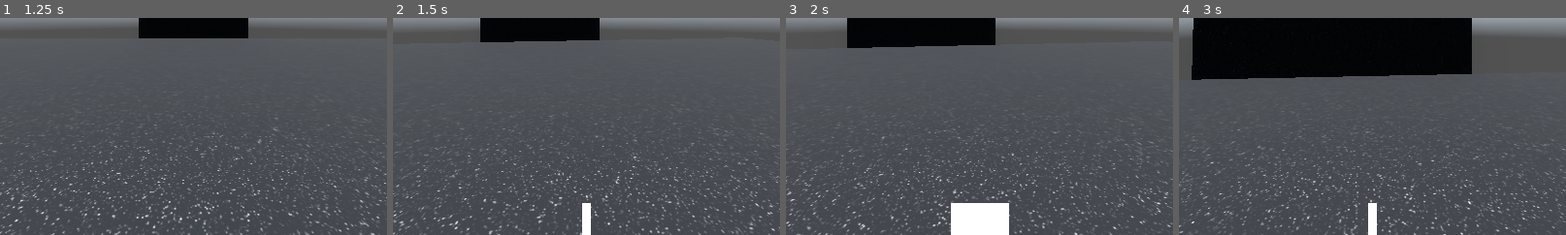
Above: before the commit, frames 1-4 (left to right).
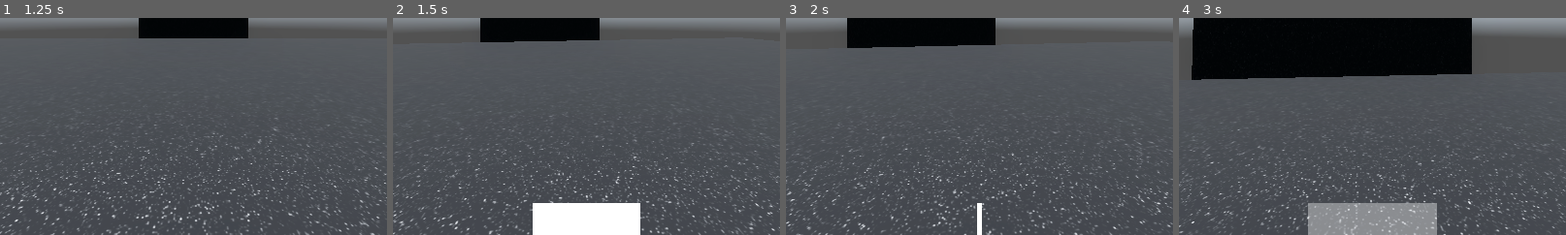
Above: after the commit, the same moments.

Repository: paulfok/parkour
Game: Godot game, scene res://world.tscn
Two runs of this game, one before a commit and one after it. Both use one fixed random seed, a clock stepped at 60 frames per second and the inputs below. A sky picture missing from this copy of the repository is replaced by a grey-blue gradient.
Inputs (mouse positions are % of the whole screen's width and height, from its top left):
- Up to frame 1 (1.25 s): click "Start" at 0.5 s
- Up to frame 2 (1.5 s): tap Enter at 1.25 s; move the mouse to (55, 50) at 1.27 s; hold W (forward) from 1.28 s (still down); tap Middle mouse button (charge) at 1.35 s
- Up to frame 3 (2 s): keep holding W (forward); tap Space (jump) at 1.52, 1.55, 1.82 s
- Up to frame 4 (3 s): keep holding W (forward); move the mouse to (45, 50) at 2.02 s; tap Space (jump) at 2.1, 2.27, 2.57 s; tap Middle mouse button (charge) at 2.3, 2.85 s; move the mouse to (52, 48) at 2.77 s
The pictures show only the part of the screen within x 25-75%, y 50-100%; the shares and areas given below are measured in that part.

Frame 1 is identical in both runs. In frame 2, 3.8% of the frame differs, in the area x 36-64%, y 85-100%; in frame 3, 2.0%; in frame 4, 4.9%, in the area x 33-67%, y 85-100%.

Commit message:
modified:   character_body_3d.gd 	modified:   charge_indicator.gd 	export_presets.cfg

Diff:
--- a/character_body_3d.gd
+++ b/character_body_3d.gd
@@ -59,17 +59,18 @@
 			velocity.z = direction.z * (SPEED + 2.5)
 
 		if Input.is_action_just_pressed("charge") and charging == 0 and charge_cooldown == 0:
-			charge_time = 1
-			charge_cooldown = 1
+			$"../Control/ChargeIndicator".charge_start()
+			charge_time = 0.5
+			charge_cooldown = 1.5
 
 		if charge_time > 0:
-			charge_time -= 10 * delta
+			charge_time -= 1 * delta
 			if nearwall == 1 and not is_on_floor() and Input.is_action_just_pressed("jump") and nearwallbackward == 1:
 				velocity.y = 15
 				var input_dir := Input.get_vector("left", "right", "forward", "backward")
 				var direction := (transform.basis * Vector3(input_dir.x, 0, input_dir.y)).normalized()
 				SPEED += 4
-				create_tween().tween_property($".", "SPEED", 5, 2).set_trans(Tween.TRANS_CUBIC)
+				create_tween().tween_property($".", "SPEED", 5, 2).set_trans(Tween.TRANS_QUART)
 				charging = 0
 
 		if charge_time <= 0:
@@ -105,13 +106,13 @@
 				velocity.z += (direction.z * SPEED * 0.025) #* velocity.z
 
 		if Input.is_action_just_pressed("down") and is_on_floor() and slide == 0 and abs(velocity.x) + abs(velocity.z) > 5:
-			create_tween().tween_property($Camera3D, "position", Vector3(0,0.35,0), 0.25).set_trans(Tween.TRANS_CUBIC)
+			create_tween().tween_property($Camera3D, "position", Vector3(0,0.35,0), 0.25).set_trans(Tween.TRANS_QUART)
 			var input_dir := Input.get_vector("left", "right", "forward", "backward")
 			var direction := (transform.basis * Vector3(input_dir.x, 0, input_dir.y)).normalized()
 			SPEED += 5
 			velocity.x = direction.x * (SPEED)
 			velocity.z = direction.z * (SPEED)
-			create_tween().tween_property($".", "SPEED", 5, 2).set_trans(Tween.TRANS_CUBIC)
+			create_tween().tween_property($".", "SPEED", 5, 2).set_trans(Tween.TRANS_QUART)
 			slide = 1
 			sliding = 1
 
@@ -121,7 +122,7 @@
 				slide = 0
 
 		if Input.is_action_just_released("down") and slide > 0 or Input.is_action_just_pressed("jump") and slide > 0 or slide == 0 and sliding == 1:
-			create_tween().tween_property($Camera3D, "position", Vector3(0,1.5,0), 0.25).set_trans(Tween.TRANS_CUBIC)
+			create_tween().tween_property($Camera3D, "position", Vector3(0,1.5,0), 0.25).set_trans(Tween.TRANS_QUART)
 			sliding = 0
 			slide = 0
 
--- a/charge_indicator.gd
+++ b/charge_indicator.gd
@@ -8,17 +8,16 @@
 
 # Called every frame. 'delta' is the elapsed time since the previous frame.
 func _process(delta: float) -> void:
-	if not $"../../CharacterBody3D".charge_time == 0 and $"../../CharacterBody3D".charge_cooldown > 0:
-		$".".modulate.a = 1
-		create_tween().tween_property($".", "size", Vector2(0,48), .1).set_trans(Tween.TRANS_LINEAR)
-		create_tween().tween_property($".", "anchors_preset", PRESET_CENTER_BOTTOM, .1).set_trans(Tween.TRANS_LINEAR)
+
 	if size.x == 0:
-		create_tween().tween_property($".", "size", Vector2(192,48), 1).set_trans(Tween.TRANS_LINEAR)
-		create_tween().tween_property($".", "anchors_preset", PRESET_CENTER_BOTTOM, 1).set_trans(Tween.TRANS_LINEAR)
+		create_tween().tween_property($".", "size", Vector2(192,48), 1).set_trans(Tween.TRANS_SINE)
+		create_tween().tween_property($".", "anchors_preset", PRESET_CENTER_BOTTOM, 1).set_trans(Tween.TRANS_SINE)
+
 	if $"../../CharacterBody3D".charge_cooldown == 0 and $".".modulate.a == 1:
-		create_tween().tween_property($".", "modulate:a", 0, .25).set_trans(Tween.TRANS_CUBIC)
-		#hide()
-			#hide()
-			#size.x = 192
-		#size.x = 0
+		create_tween().tween_property($".", "modulate:a", 0, .25).set_trans(Tween.TRANS_QUART)
 	pass
+
+func charge_start():
+	$".".modulate.a = 1
+	create_tween().tween_property($".", "size", Vector2(0,48), 0.5).set_trans(Tween.TRANS_SINE)
+	create_tween().tween_property($".", "anchors_preset", PRESET_CENTER_BOTTOM, 0.5).set_trans(Tween.TRANS_SINE)
